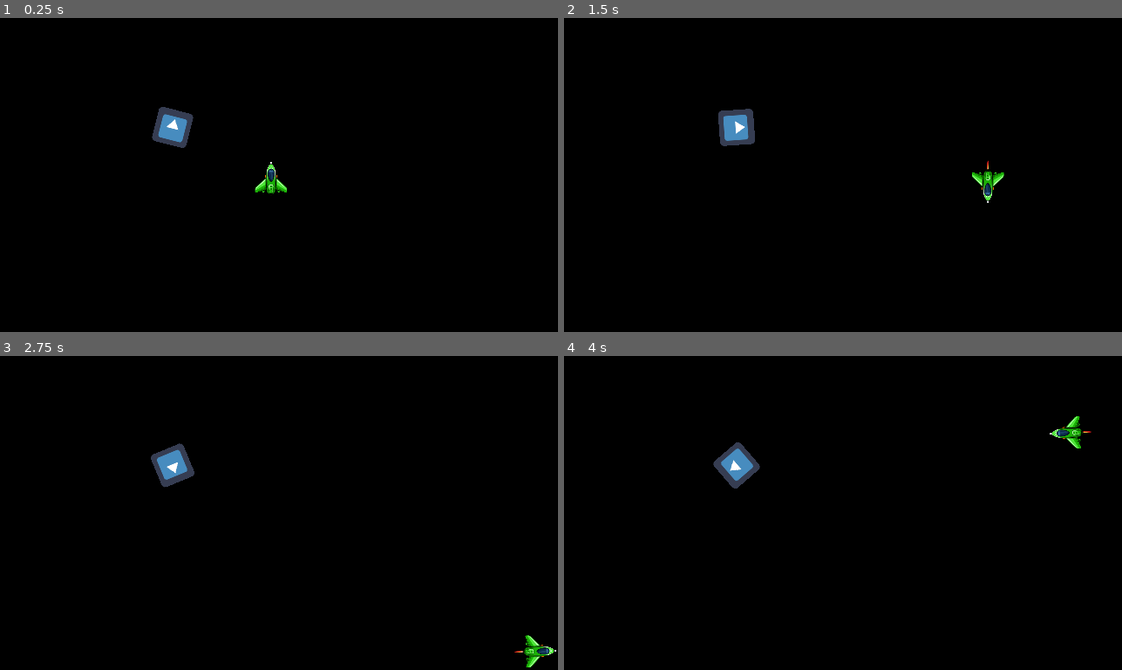
Above: before the commit, frames 1-4 (two rows, left to right).
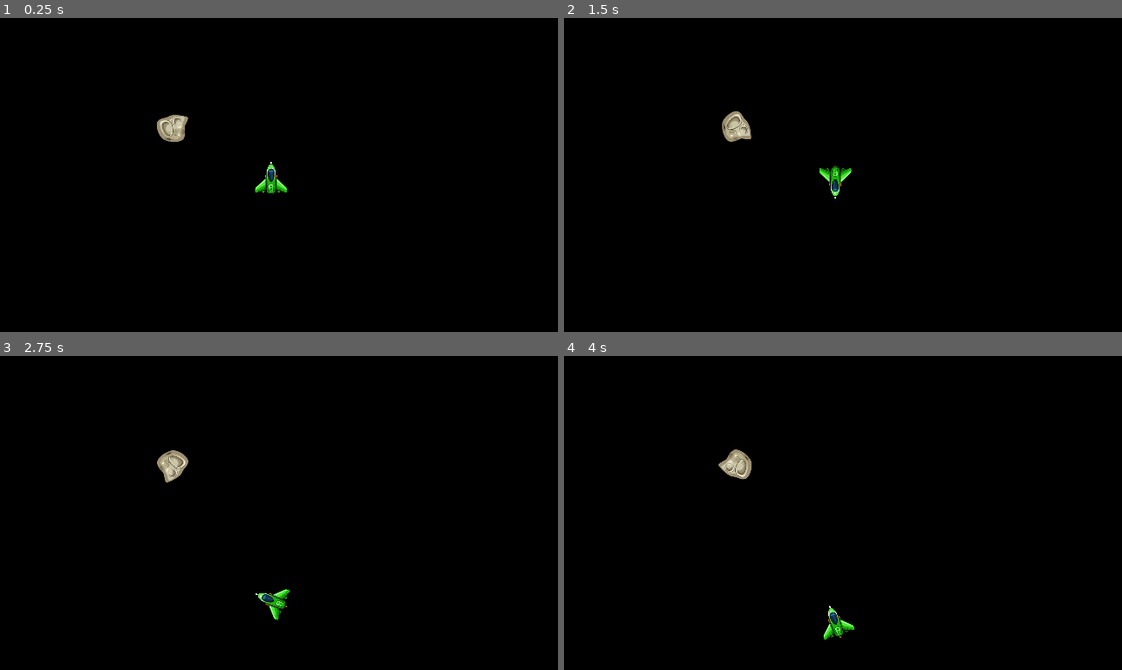
Above: after the commit, the same moments.

Repository: RJPrinceNZ/CargoSpace
Game: Godot game, scene res://World.tscn
Two runs of this game, one before a commit and one after it. Both use one fixed random seed, a clock stepped at 60 frames per second and the inputs below. The project has no main scene, so this scene is started directly. The engine's default icon, where the game draws it, is replaced by a stand-in: a white triangle on a blue panel in a dark square.
Inputs (mouse positions are in pixels of both pictures, inside the frame that each line leads up to):
- Up to frame 1 (0.25 s): no input
- Up to frame 2 (1.5 s): move the mouse to (965, 159) at 0.52 s; hold Right (ui_right) 0.53-1.28 s; hold Q (ui_manual_rotation, bound only after the commit) 0.53-1.28 s; move the mouse to (731, 190) at 1.27 s; hold Down (ui_down) from 1.28 s (still down); tap Q (ui_manual_rotation, bound only after the commit) at 1.35 s
- Up to frame 3 (2.75 s): move the mouse to (334, 443) at 2.02 s; release Down (ui_down) at 2.03 s; hold Right (ui_right) from 2.03 s (still down); hold Q (ui_manual_rotation, bound only after the commit) from 2.03 s (still down)
- Up to frame 4 (4 s): move the mouse to (815, 575) at 2.77 s; release Right (ui_right) at 2.78 s; release Q (ui_manual_rotation, bound only after the commit) at 2.78 s; hold Up (ui_up) 2.78-3.53 s; tap Q (ui_manual_rotation, bound only after the commit) at 2.85 s; move the mouse to (1010, 560) at 3.52 s; hold Left (ui_left) from 3.53 s (still down); hold Q (ui_manual_rotation, bound only after the commit) from 3.53 s (still down)

The runs differ from the first frame. In frame 1, 0.7% of the frame differs, in the area x 27-35%, y 28-42%; in frame 2, 1.2%; in frame 3, 1.2%, in the area x 27-100%, y 27-100%; in frame 4, 1.2%.

Commit message:
Rotation Lock

Diff:
--- a/Asteroid.tscn
+++ b/Asteroid.tscn
@@ -1,16 +1,16 @@
 [gd_scene load_steps=4 format=2]
 
-[ext_resource path="res://icon.png" type="Texture" id=1]
+[ext_resource path="res://asteroid_14.png" type="Texture" id=1]
 [ext_resource path="res://Asteroid.gd" type="Script" id=2]
 
-[sub_resource type="RectangleShape2D" id=1]
+[sub_resource type="CircleShape2D" id=1]
 
 [node name="Asteroid" type="StaticBody2D"]
 script = ExtResource( 2 )
 
-[node name="icon" type="Sprite" parent="."]
-position = Vector2( 4.76837e-07, 0 )
-scale = Vector2( 0.315902, 0.315902 )
+[node name="asteroid_14" type="Sprite" parent="."]
+position = Vector2( -0.709133, 0.166855 )
+scale = Vector2( 0.175, 0.175 )
 texture = ExtResource( 1 )
 
 [node name="CollisionShape2D" type="CollisionShape2D" parent="."]
--- a/Player.gd
+++ b/Player.gd
@@ -5,6 +5,7 @@
 export var xspeed = 0
 export var yspeed = 0
 export var a = 200
+var mouse_location
 var rot_dir = 0
 var current_rotation = 0
 var moving = false
@@ -12,8 +13,7 @@
 var no_fuel = false
 var motion = Vector2.ZERO
 
-func _ready():
-	pass
+
 
 
 
@@ -21,32 +21,36 @@
 	return Vector2(sin(angle), cos(angle))
 
 func _process(delta):
-	var axis = get_input_axis()
-	if no_fuel == false:
-		apply_movement(axis * a * delta)
-	motion = move_and_slide(motion)
-	rotation = delta * rot_dir
-	if Input.is_action_pressed("ui_left") and Input.is_action_pressed("ui_up"):
-		rot_dir = -45
-	elif Input.is_action_pressed("ui_left") and Input.is_action_pressed("ui_down"):
-		rot_dir = -140
-	elif Input.is_action_pressed("ui_right") and Input.is_action_pressed("ui_up"):
-		rot_dir = 45
-	elif Input.is_action_pressed("ui_right") and Input.is_action_pressed("ui_down"):
-		rot_dir = 140
-	elif Input.is_action_pressed("ui_left") and not Input.is_action_pressed("ui_right"): #Rotation
-		rot_dir = 280
-	elif  Input.is_action_pressed("ui_down") and not Input.is_action_pressed("ui_up") and not Input.is_action_pressed("ui_left") and not Input.is_action_pressed("ui_right"):
-		rot_dir = 188.5
-	elif Input.is_action_pressed("ui_right") and not Input.is_action_pressed("ui_left") and not Input.is_action_pressed("ui_down") and not Input.is_action_pressed("ui_up"):
-		rot_dir = 92.5
-	elif Input.is_action_pressed("ui_up") and not Input.is_action_pressed("ui_down") and not Input.is_action_pressed("ui_right") and not Input.is_action_pressed("ui_left"):
-		rot_dir = 0
-	if Input.is_action_pressed("ui_left") or Input.is_action_pressed("ui_up") or Input.is_action_pressed("ui_down") or Input.is_action_pressed("ui_right"):
+	if Input.is_action_pressed("ui_manual_rotation"):
+		mouse_location = get_local_mouse_position()
+		rotation += mouse_location.angle()
+	else:
+		var axis = get_input_axis()
 		if no_fuel == false:
-			$AnimationPlayer.play("Moving")
-	else:
-		$AnimationPlayer.play("Idle")
+			apply_movement(axis * a * delta)
+		motion = move_and_slide(motion)
+		rotation = delta * rot_dir
+		if Input.is_action_pressed("ui_left") and Input.is_action_pressed("ui_up"):
+			rot_dir = -45
+		elif Input.is_action_pressed("ui_left") and Input.is_action_pressed("ui_down"):
+			rot_dir = -140
+		elif Input.is_action_pressed("ui_right") and Input.is_action_pressed("ui_up"):
+			rot_dir = 45
+		elif Input.is_action_pressed("ui_right") and Input.is_action_pressed("ui_down"):
+			rot_dir = 140
+		elif Input.is_action_pressed("ui_left") and not Input.is_action_pressed("ui_right"): #Rotation
+			rot_dir = 280
+		elif  Input.is_action_pressed("ui_down") and not Input.is_action_pressed("ui_up") and not Input.is_action_pressed("ui_left") and not Input.is_action_pressed("ui_right"):
+			rot_dir = 188.5
+		elif Input.is_action_pressed("ui_right") and not Input.is_action_pressed("ui_left") and not Input.is_action_pressed("ui_down") and not Input.is_action_pressed("ui_up"):
+			rot_dir = 92.5
+		elif Input.is_action_pressed("ui_up") and not Input.is_action_pressed("ui_down") and not Input.is_action_pressed("ui_right") and not Input.is_action_pressed("ui_left"):
+			rot_dir = 0
+		if Input.is_action_pressed("ui_left") or Input.is_action_pressed("ui_up") or Input.is_action_pressed("ui_down") or Input.is_action_pressed("ui_right"):
+			if no_fuel == false:
+				$AnimationPlayer.play("Moving")
+		else:
+			$AnimationPlayer.play("Idle")
 		#if no_fuel == false:
 			#velo = Vector2(speed_limit, 0).rotated(rotation)
 #		move_vec = move_vec.normalize()
--- a/Player.tscn
+++ b/Player.tscn
@@ -4,16 +4,15 @@
 [ext_resource path="res://DKO-api-X1.png" type="Texture" id=2]
 [ext_resource path="res://spaceship_flame.png" type="Texture" id=3]
 
-[sub_resource type="CapsuleShape2D" id=4]
+[sub_resource type="CapsuleShape2D" id=1]
 radius = 2.90868
 height = 6.55101
 
-[sub_resource type="CapsuleShape2D" id=5]
+[sub_resource type="CapsuleShape2D" id=2]
 radius = 2.71434
 height = 13.8938
 
-[sub_resource type="Animation" id=2]
-resource_name = "Idle"
+[sub_resource type="Animation" id=3]
 tracks/0/type = "value"
 tracks/0/path = NodePath("spaceship_flame:position")
 tracks/0/interp = 1
@@ -27,28 +26,15 @@
 "values": [ Vector2( 0, 0 ), Vector2( 0, 0 ) ]
 }
 
-[sub_resource type="Animation" id=3]
-resource_name = "Moving"
+[sub_resource type="Animation" id=4]
 length = 0.7
 tracks/0/type = "value"
-tracks/0/path = NodePath("spaceship_flame:position")
+tracks/0/path = NodePath("spaceship_flame:frame")
 tracks/0/interp = 1
 tracks/0/loop_wrap = true
 tracks/0/imported = false
 tracks/0/enabled = true
 tracks/0/keys = {
-"times": PoolRealArray( 0, 0.1, 0.2, 0.3, 0.4, 0.5, 0.6 ),
-"transitions": PoolRealArray( 1, 1, 1, 1, 1, 1, 1 ),
-"update": 0,
-"values": [ Vector2( 0, 12 ), Vector2( 0, 12 ), Vector2( 0, 12 ), Vector2( 0, 12 ), Vector2( 0, 12 ), Vector2( 0, 12 ), Vector2( 0, 12 ) ]
-}
-tracks/1/type = "value"
-tracks/1/path = NodePath("spaceship_flame:frame")
-tracks/1/interp = 1
-tracks/1/loop_wrap = true
-tracks/1/imported = false
-tracks/1/enabled = true
-tracks/1/keys = {
 "times": PoolRealArray( 0, 0.1, 0.2, 0.3, 0.4, 0.5 ),
 "transitions": PoolRealArray( 1, 1, 1, 1, 1, 1 ),
 "update": 1,
@@ -56,14 +42,16 @@
 }
 
 [node name="Player" type="KinematicBody2D"]
+rotation = 1.57079
 script = ExtResource( 1 )
+__meta__ = {
+"_edit_horizontal_guides_": [  ]
+}
 
 [node name="spaceship_flame" type="Sprite" parent="."]
-position = Vector2( 0, 12 )
 scale = Vector2( 0.125, 0.125 )
 texture = ExtResource( 3 )
 hframes = 7
-frame = 5
 
 [node name="Player_Sprite" type="Sprite" parent="."]
 scale = Vector2( 0.125, 0.125 )
@@ -89,7 +77,7 @@
 autostart = true
 
 [node name="AnimationPlayer" type="AnimationPlayer" parent="."]
-anims/Idle = SubResource( 2 )
-anims/Moving = SubResource( 3 )
+anims/Idle = SubResource( 3 )
+anims/Moving = SubResource( 4 )
 
 [connection signal="timeout" from="Fuel_Timer" to="." method="_on_Fuel_Timer_timeout"]
--- a/project.godot
+++ b/project.godot
@@ -39,6 +39,11 @@
 "deadzone": 0.5,
 "events": [  ]
 }
+ui_manual_rotation={
+"deadzone": 0.5,
+"events": [ Object(InputEventKey,"resource_local_to_scene":false,"resource_name":"","device":0,"alt":false,"shift":false,"control":false,"meta":false,"command":false,"pressed":false,"scancode":81,"unicode":0,"echo":false,"script":null)
+ ]
+}
 
 [rendering]
 
Not shown: 1 places in Player.tscn that only renumber resources
Binary file added: asteroid_14.png
Not shown, added: asteroid_14.png.import
